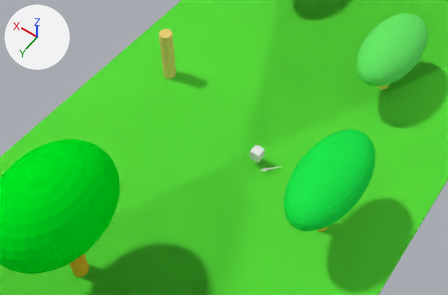
Two versions of the Blender file server_1441.blend, one commit apart.
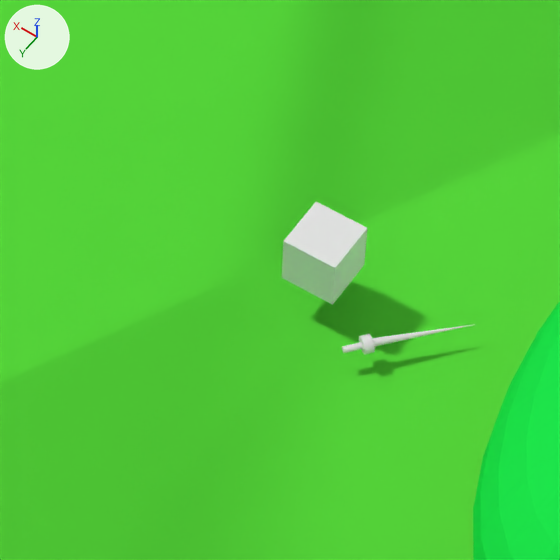
Each version is shown from a camera (50 mm lens) standing at (-40.1, 61.0, 96.1) and looking at (1.3, 3.0, 4.9), then close up on the part from 45% to 67% of the width and 37% to 70% of the height. Every picture has the same lights, and +X, +Y and +Z are marked at upper left.

The first close-up shows 'Forest', 'Forest.001', 'Player', 'Sphere.002', 'Weapon'.
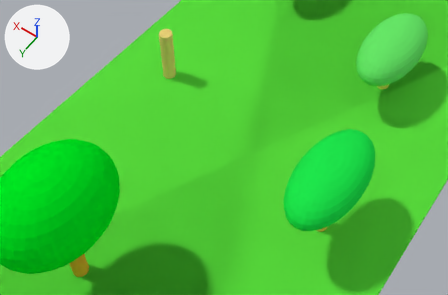
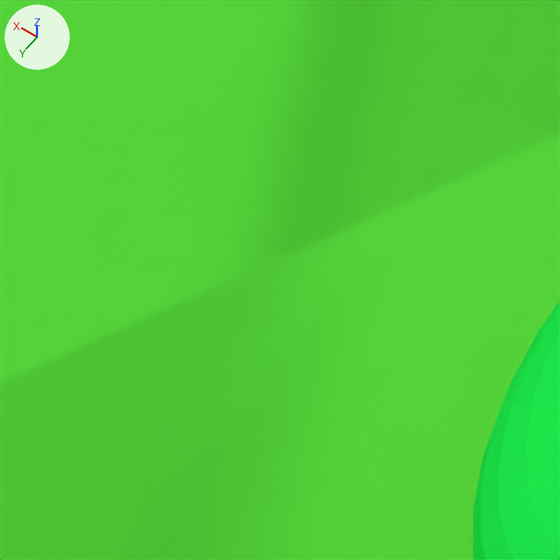
Boxes (x1, y1, x2, y2) around the edits, measured in the close-ups (560 x 560 px):
'Player', deleted
    before: (282, 202, 367, 305)
'Weapon', deleted
    before: (342, 324, 475, 355)

Patch to the scene script:
```diff
--- a/server_1441.blend.py
+++ b/server_1441.blend.py
@@ ob_player @@
-ob_player = bpy.data.objects.new('Player', me_cube_001)
-ob_player.location = (-4.08, -0.11, 3.93)
-ob_player.rotation_euler = (0.0, 0.0, 0.0285)  # degrees (0, 0, 1.6)
@@ ob_weapon @@
-ob_weapon = bpy.data.objects.new('Weapon', me_cylinder_010)
-ob_weapon.parent = ob_player
-ob_weapon.matrix_parent_inverse = Matrix(((1.0, 0.0285, 0.0, 4.083), (-0.0285, 1.0, 0.0, -0.00236), (0.0, 0.0, 1.0, -3.925), (0.0, 0.0, 0.0, 1.0)))
-ob_weapon.location = (-7.835, -0.128, 2.096)
-ob_weapon.rotation_euler = (1.557, -0.169, -0.671)  # degrees (89, -9.7, -38)
-ob_weapon.scale = (0.146, -0.115, 1.97)
```
